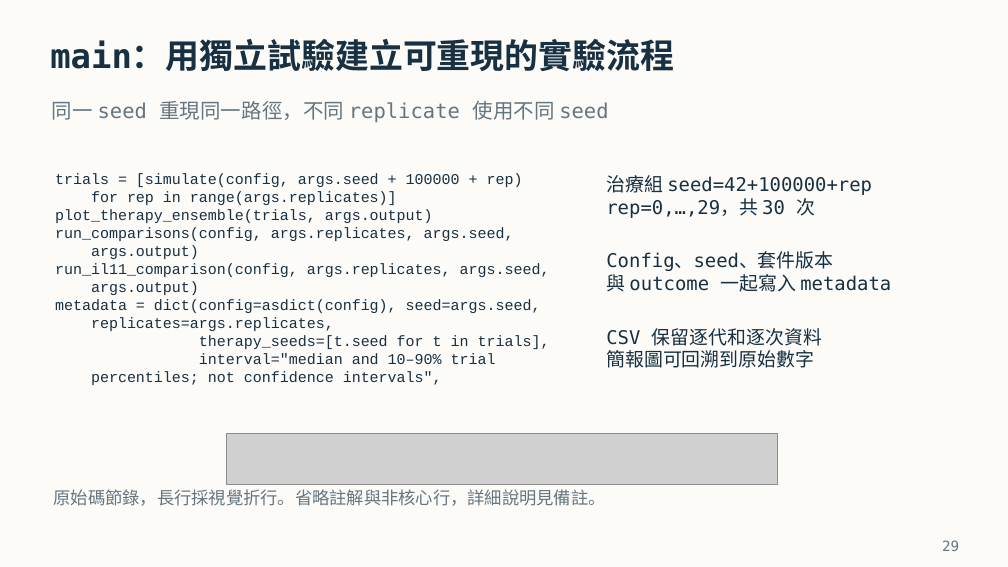
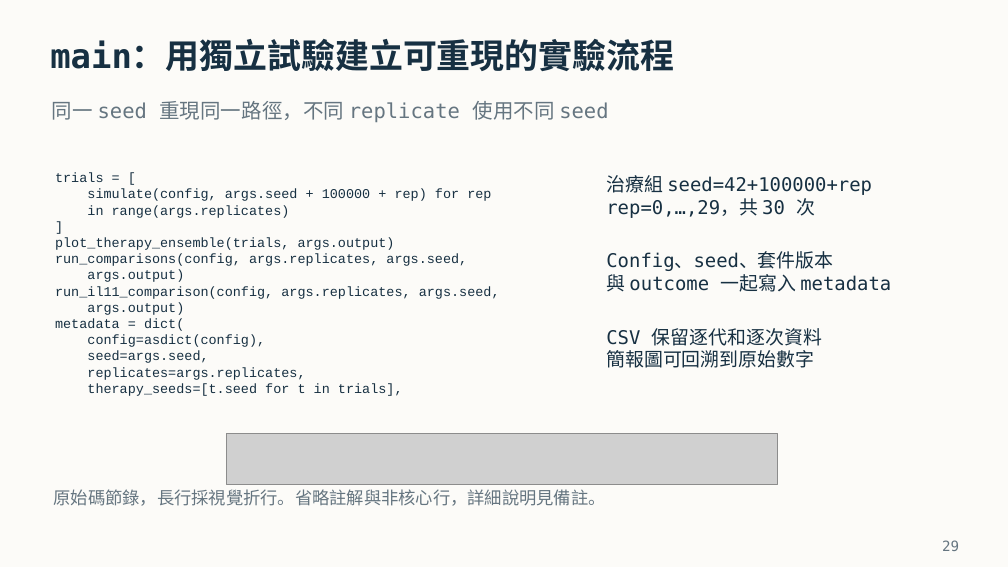
Before and after one commit to astcgt/bme6120-tumor-modeling, a slide deck: slide 29 of outputs/presentations/tumor_markov_code_results_zh_tw_v10.pptx. Drawn at 1008x567 pixels with LibreOffice and Linux fonts; fonts in the diff are those of the drawing; grey boxes stand for pictures. Boxes give left, top, right and bottom in pixels: in the first picture for what was removed or moved away, otherwise in the second. Text is boxed around its words. In the diff, an @@ line names an element or a change of style, - is before the commit and + after.

```diff
--- a/outputs/presentations/tumor_markov_code_results_zh_tw_v10.pptx
+++ b/outputs/presentations/tumor_markov_code_results_zh_tw_v10.pptx
@@ text at box(55, 173, 491, 218): text changed; size 14.2 to 12.9 pt @@
-trials = [simulate(config, args.seed + 100000 + rep)
-for rep in range(args.replicates)]
+trials = [
+simulate(config, args.seed + 100000 + rep) for rep
+in range(args.replicates)
+]
@@ text at box(55, 237, 500, 396): size 14.2 to 12.9 pt in "plot_therapy_ensemble(trials, args.output)", "run_comparisons(config, args.replicates, args.seed,", "args.output)", "run_il11_comparison(config, args.replicates, args.seed," and 3 more places @@
@@ text at box(55, 318, 265, 363): text changed; size 14.2 to 12.9 pt @@
-metadata = dict(config=asdict(config), seed=args.seed,
+metadata = dict(
+config=asdict(config),
+seed=args.seed,
@@ text at box(91, 353, 496, 385): paragraphs removed @@
-interval="median and 10–90% trial
-percentiles; not confidence intervals",
```
Also in this commit, not shown: 8 other slides changed, 16 other files.
